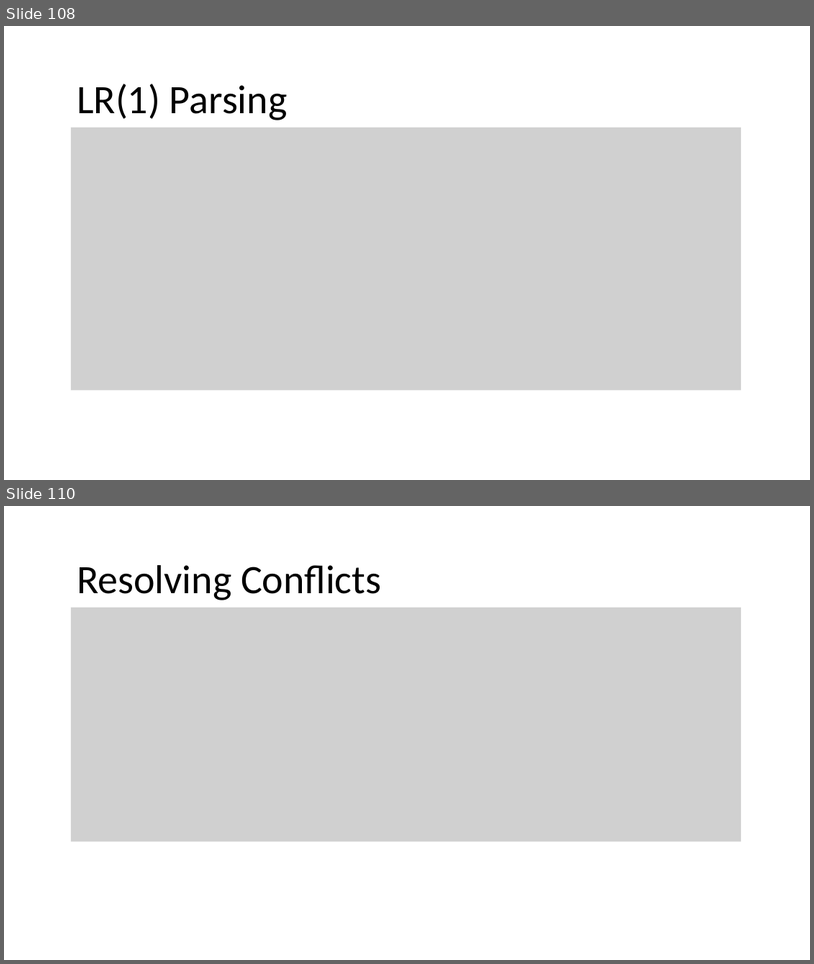
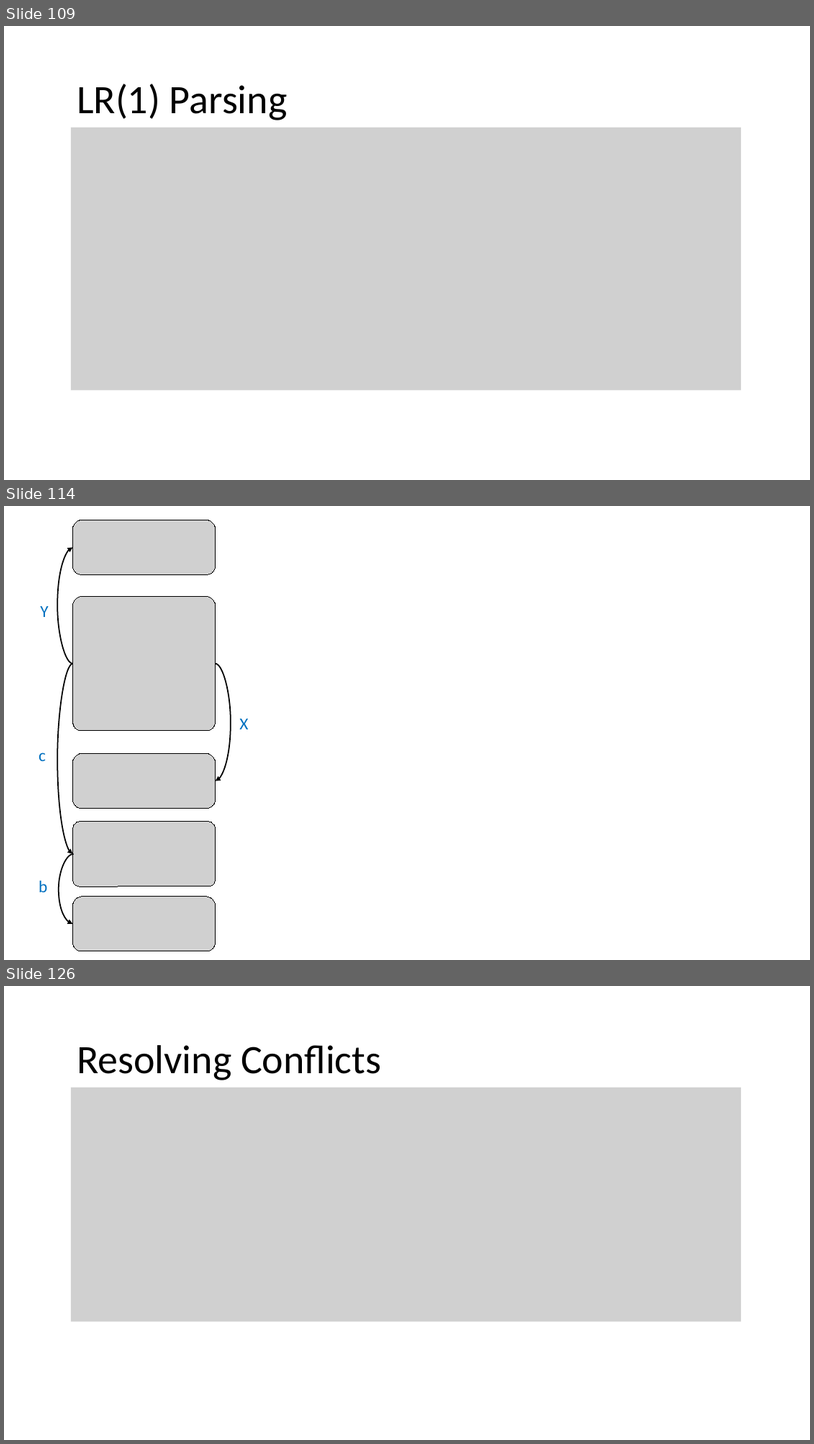
Before and after one commit to nivshani/compilation, a slide deck: slides/bottom_up_parsing.pptx. Shown one above the other, each under a label of ours: slides 108 and 110 before the commit, slides 109, 114 and 126 after it; the slides between them are not shown. The pictures are 814x964 and 814x1444 pixels, drawn with LibreOffice and Linux fonts; fonts in the diff are those of the drawing; grey boxes stand for pictures. Boxes give left, top, right and bottom in pixels: in the first picture for what was removed or moved away, otherwise in the second. Text is boxed around its words. In the diff, an @@ line names an element or a change of style, - is before the commit and + after.

```diff
--- a/slides/bottom_up_parsing.pptx
+++ b/slides/bottom_up_parsing.pptx
@@ slide 114 added at box(4, 506, 810, 960), background #FFFFFF @@
@@ picture added at box(73, 520, 216, 575) @@
@@ curved arrow added from (73, 663) to (73, 547), #000000 1.5 pt @@
@@ text added at box(40, 606, 48, 617), 20 pt, text #0070C0 @@
+Y
@@ picture added at box(73, 597, 215, 731) @@
@@ curved arrow added from (73, 663) to (73, 854), #000000 1.5 pt @@
@@ curved arrow added from (215, 663) to (216, 780), #000000 1.5 pt @@
@@ text added at box(239, 718, 248, 729), 20 pt, text #0070C0 @@
+X
@@ text added at box(39, 752, 46, 761), 20 pt, text #0070C0 @@
+c
@@ picture added at box(73, 754, 216, 808) @@
@@ picture added at box(73, 821, 216, 886) @@
@@ curved arrow added from (74, 854) to (73, 924), #000000 1.5 pt @@
@@ text added at box(39, 880, 47, 892), 20 pt, text #0070C0 @@
+b
@@ picture added at box(73, 896, 216, 951) @@
@@ what was slide 108 is now slide 109 @@
@@ what was slide 110 is now slide 126 @@
```
Also in this commit, not shown: 1 slide changed, 17 other slides added, 1 other file.
